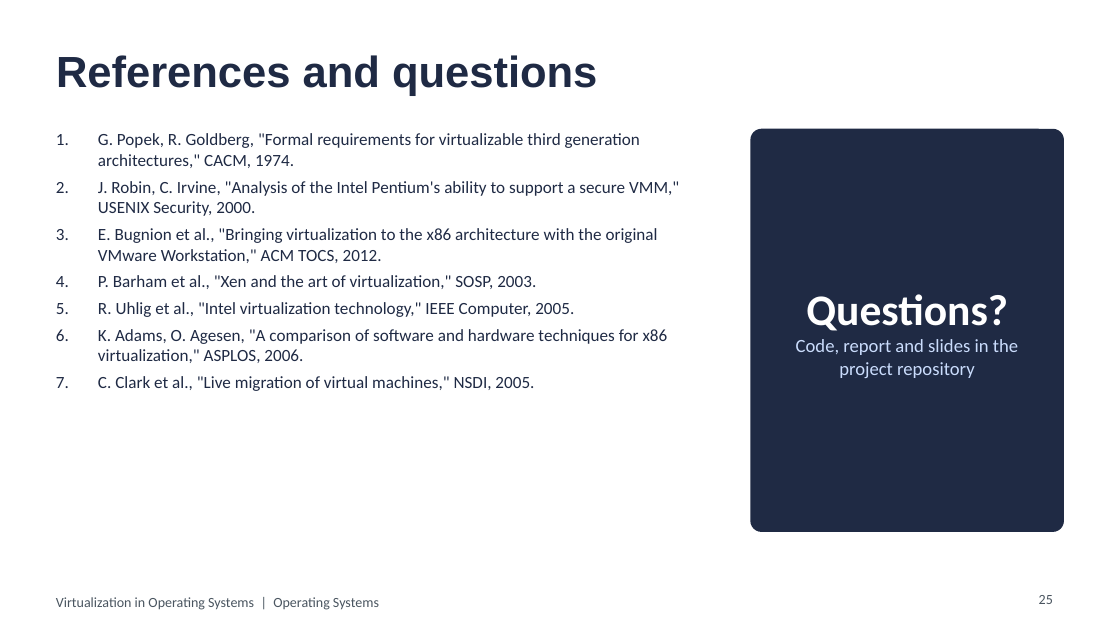
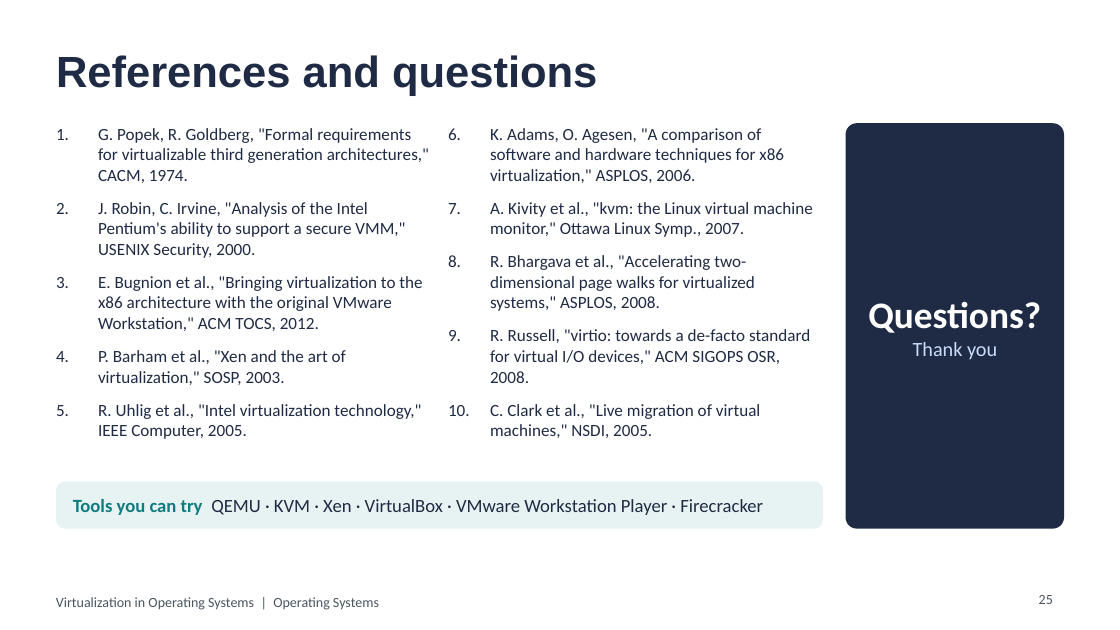
Before and after one commit to aliyassine22/OS-Virtualization, a slide deck: slide 25 of presentation/powerpoint/Virtualization_in_OS.pptx. Drawn at 1120x630 pixels with LibreOffice and Linux fonts; fonts in the diff are those of the drawing. Boxes give left, top, right and bottom in pixels: in the first picture for what was removed or moved away, otherwise in the second. Text is boxed around its words. In the diff, an @@ line names an element or a change of style, - is before the commit and + after.

```diff
--- a/presentation/powerpoint/Virtualization_in_OS.pptx
+++ b/presentation/powerpoint/Virtualization_in_OS.pptx
@@ text "G. Popek, R. Goldberg, "Formal ..." at (98, 128, 429, 439): more space between paragraphs @@
@@ text added at (490, 128, 813, 438), 11 pt, text #1F2A44 @@
+6. K. Adams, O. Agesen, "A comparison of software and hardware techniques for x86 virtualization," ASPLOS, 2006.
+7. A. Kivity et al., "kvm: the Linux virtual machine monitor," Ottawa Linux Symp., 2007.
+8. R. Bhargava et al., "Accelerating two-dimensional page walks for virtualized systems," ASPLOS, 2008.
+9. R. Russell, "virtio: towards a de-facto standard for virtual I/O devices," ACM SIGOPS OSR, 2008.
+10. C. Clark et al., "Live migration of virtual machines," NSDI, 2005.
@@ rounded rectangle: place and size @@
-rounded rectangle at (750, 129, 1064, 532)
+rounded rectangle at (846, 123, 1064, 529)
@@ rounded rectangle at (846, 123, 1064, 529): proportions changed @@
@@ text removed at (796, 294, 1018, 378) @@
-Questions?
-Code, report and slides in the project repository
@@ text at (98, 329, 668, 391): paragraphs removed @@
-6. K. Adams, O. Agesen, "A comparison of software and hardware techniques for x86 virtualization," ASPLOS, 2006.
-7. C. Clark et al., "Live migration of virtual machines," NSDI, 2005.
@@ text added at (868, 301, 1041, 359), 24 pt, text #FFFFFF, bold @@
+Questions?
+Thank you
@@ rounded rectangle added at (56, 482, 823, 529), fill #E7F2F2 @@
@@ text added at (73, 499, 763, 515), 12 pt, text #1F2A44 @@
+Tools you can try QEMU · KVM · Xen · VirtualBox · VMware Workstation Player · Firecracker
```
Also in this commit, not shown: 14 other slides changed, 26 other files.
